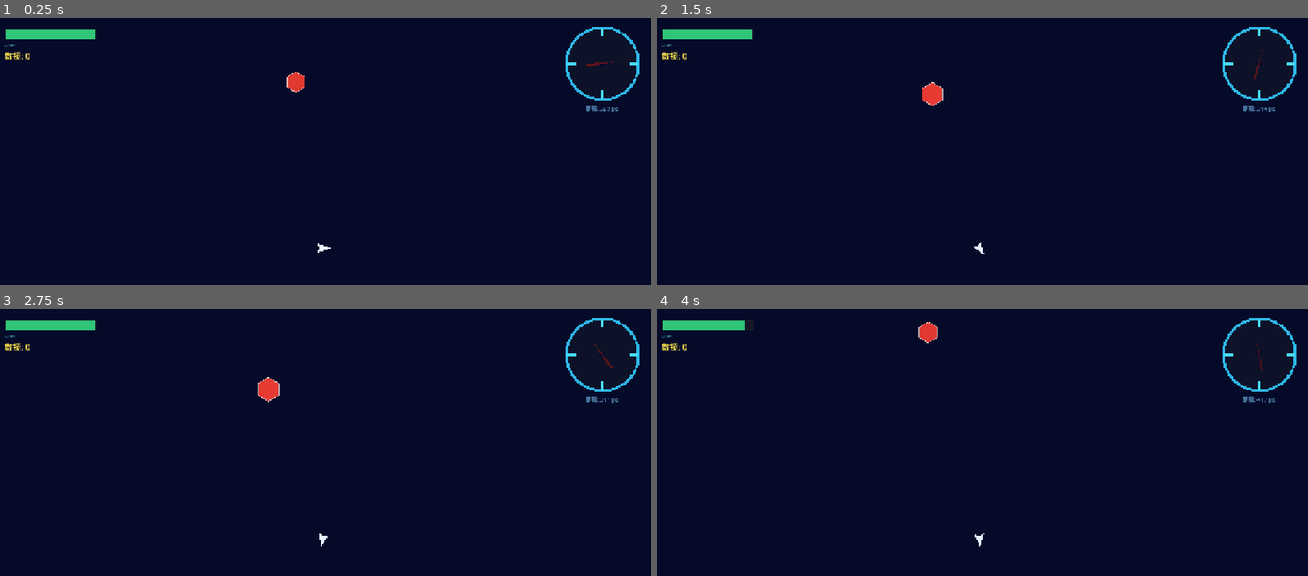
Above: before the commit, frames 1-4 (two rows, left to right).
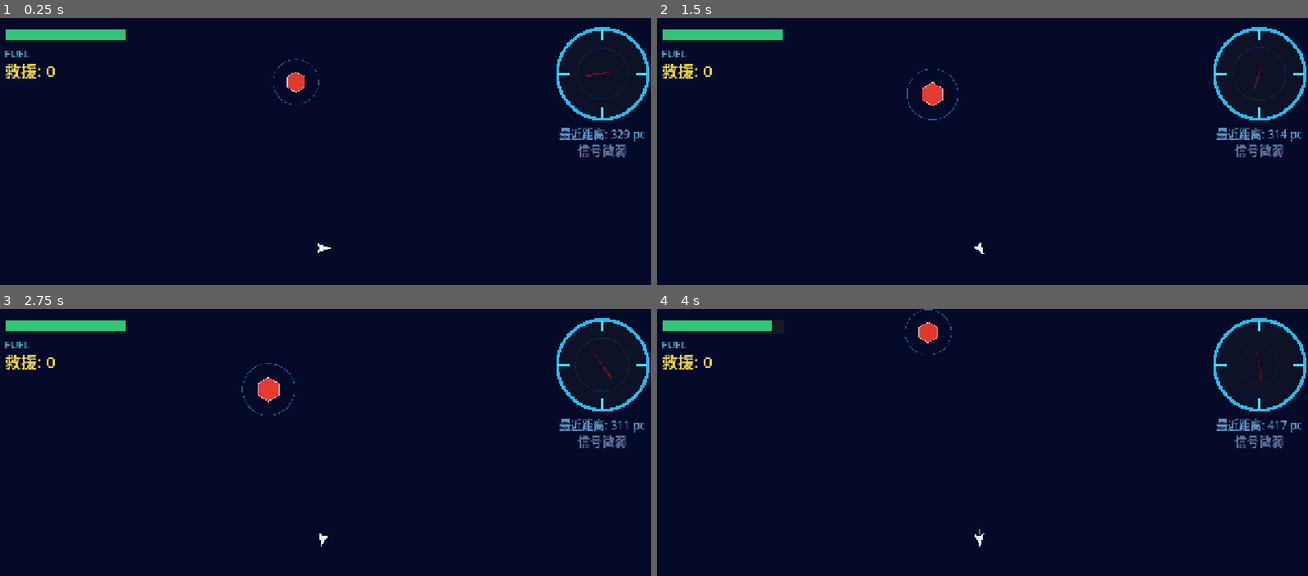
Above: after the commit, the same moments.

Repository: Yb-rabbit/2026_CIGA_Play
Game: Godot game, scene res://Main.tscn
Two runs of this game, one before a commit and one after it. Both use one fixed random seed, a clock stepped at 60 frames per second and the inputs below.
Inputs:
- Up to frame 1 (0.25 s): no input
- Up to frame 2 (1.5 s): hold D (ui_right) 0.53-1.28 s; hold R 0.53-1.28 s; hold S (ui_down) from 1.28 s (still down); tap R at 1.35 s
- Up to frame 3 (2.75 s): tap Enter at 2 s; release S (ui_down) at 2.03 s; hold D (ui_right) from 2.03 s (still down); hold R from 2.03 s (still down)
- Up to frame 4 (4 s): release D (ui_right) at 2.78 s; release R at 2.78 s; hold W (ui_up) 2.78-3.53 s; tap R at 2.85 s; hold A (ui_left) from 3.53 s (still down); hold R from 3.53 s (still down)

The runs differ from the first frame. In frame 1, 2.1% of the frame differs, in the area x 0-100%, y 3-53%; in frame 2, 2.1%; in frame 3, 2.0%; in frame 4, 2.0%.

Commit message:
【场景】优化视觉表现
1

Diff:
--- a/2026cgj/game.gd
+++ b/2026cgj/game.gd
@@ -12,6 +12,7 @@
 var score: int = 0
 var rescue_count: int = 0
 var game_over: bool = false
+var rescuing: bool = false       # 正在播放救援缩放动画
 
 # ==================== 风场 ====================
 var wind_vector: Vector2 = Vector2(50.0, -30.0)  # 初始微风
@@ -32,16 +33,28 @@
 var anchor: Area2D
 var hex_poly: Polygon2D          # 六边形填充（呼吸动效用）
 var hex_border: Line2D           # 六边形边框（呼吸动效用）
+var rescue_ring: Line2D          # 救援范围圈（可视化）
 var camera: Camera2D
 var angular_velocity: float = 0.0
 
+# 速度矢量虚线系统
+const DASH_COUNT := 8
+const DASH_LEN := 10.0
+const DASH_GAP := 14.0
+const DASH_MAX := 180.0
+const DASH_FLOW_SPEED := 90.0   # 流量速率，不随速度变化
+var dash_offset: float = 0.0
+var trail_node: Node2D
+
 # UI
 var compass_needle: Sprite2D
+var compass_ripple: Sprite2D     # 罗盘水纹涟漪
 var fuel_fill: ColorRect
 var score_label: Label
 var dist_label: Label
 var hint_label: Label
 var game_over_label: Label
+var signal_label: Label           # 就近信号报告
 
 
 # ============================================================
@@ -49,6 +62,12 @@
 # ============================================================
 func _ready() -> void:
 	RenderingServer.set_default_clear_color(Color(0.02, 0.04, 0.16, 1.0))
+
+	# 创建轨迹绘制节点
+	trail_node = Node2D.new()
+	trail_node.name = "TrailNode"
+	add_child(trail_node)
+	trail_node.draw.connect(_draw_trail)
 
 	_build_player()
 	_build_camera()
@@ -66,14 +85,12 @@
 	player.position = Vector2.ZERO
 	add_child(player)
 
-	# 碰撞体
 	var col_shape := CollisionShape2D.new()
 	var circle := CircleShape2D.new()
 	circle.radius = 10.0
 	col_shape.shape = circle
 	player.add_child(col_shape)
 
-	# 飞机机身 — 白色三角形
 	body_poly = Polygon2D.new()
 	body_poly.name = "Body"
 	body_poly.polygon = PackedVector2Array([
@@ -85,7 +102,6 @@
 	body_poly.color = Color(0.9, 0.95, 1.0)
 	player.add_child(body_poly)
 
-	# 尾焰 — 加速时可见
 	flame_poly = Polygon2D.new()
 	flame_poly.name = "Flame"
 	flame_poly.polygon = PackedVector2Array([
@@ -105,7 +121,7 @@
 	camera = Camera2D.new()
 	camera.name = "Camera2D"
 	camera.enabled = true
-	add_child(camera)  # 挂根节点，不继承 Player 旋转
+	add_child(camera)
 
 
 # ============================================================
@@ -116,14 +132,12 @@
 	anchor.name = "Anchor"
 	add_child(anchor)
 
-	# 碰撞区域
 	var col_shape := CollisionShape2D.new()
 	var circle := CircleShape2D.new()
-	circle.radius = 28.0
+	circle.radius = 48.0
 	col_shape.shape = circle
 	anchor.add_child(col_shape)
 
-	# 六边形 — 红色填充（赋值给成员变量 hex_poly，用于动效）
 	hex_poly = Polygon2D.new()
 	hex_poly.name = "HexBody"
 	const R := 22.0
@@ -135,7 +149,6 @@
 	hex_poly.color = Color(1.0, 0.25, 0.2, 0.9)
 	anchor.add_child(hex_poly)
 
-	# 六边形边框 — 白色（赋值给成员变量 hex_border）
 	hex_border = Line2D.new()
 	hex_border.name = "HexBorder"
 	hex_border.width = 1.5
@@ -148,7 +161,20 @@
 	hex_border.points = bpts
 	anchor.add_child(hex_border)
 
-	# 碰撞信号
+	# 救援范围可视化圈（半径 48，匹配碰撞体，淡蓝色半透明）
+	rescue_ring = Line2D.new()
+	rescue_ring.name = "RescueRing"
+	rescue_ring.width = 1.2
+	rescue_ring.default_color = Color(0.3, 0.8, 1.0, 0.35)
+	rescue_ring.closed = true
+	const SEG := 64
+	var rpts := PackedVector2Array()
+	for i: int in range(SEG + 1):
+		var ra: float = TAU * float(i) / float(SEG)
+		rpts.append(Vector2(cos(ra), sin(ra)) * 48.0)
+	rescue_ring.points = rpts
+	anchor.add_child(rescue_ring)
+
 	anchor.body_entered.connect(_on_rescue)
 
 
@@ -163,77 +189,94 @@
 	# ---- 罗盘 (右上) ----
 	var cc := Control.new()
 	cc.name = "Compass"
-	cc.position = Vector2(1280 - 170, 14)
-	cc.size = Vector2(150, 150)
+	cc.position = Vector2(1280 - 190, 14)
+	cc.size = Vector2(190, 190)
 	ui.add_child(cc)
 
-	# 罗盘底盘
 	var face := Sprite2D.new()
-	face.position = Vector2(75, 75)
+	face.position = Vector2(95, 95)
 	face.texture = _make_compass_tex()
+	face.scale = Vector2(1.25, 1.25)
 	cc.add_child(face)
 
-	# 指针
 	compass_needle = Sprite2D.new()
-	compass_needle.position = Vector2(75, 75)
+	compass_needle.position = Vector2(95, 95)
 	compass_needle.texture = _make_needle_tex()
 	cc.add_child(compass_needle)
+
+	# 水纹涟漪环（搜索动效）
+	compass_ripple = Sprite2D.new()
+	compass_ripple.name = "Ripple"
+	compass_ripple.position = Vector2(95, 95)
+	compass_ripple.texture = _make_ripple_tex()
+	compass_ripple.visible = false
+	cc.add_child(compass_ripple)
 
 	# ---- 油量条 (左上) ----
 	var bg := ColorRect.new()
 	bg.position = Vector2(20, 20)
-	bg.size = Vector2(180, 22)
+	bg.size = Vector2(240, 28)
 	bg.color = Color(0.1, 0.1, 0.15, 0.85)
 	ui.add_child(bg)
 
 	fuel_fill = ColorRect.new()
-	fuel_fill.position = Vector2(22, 22)
-	fuel_fill.size = Vector2(176, 18)
+	fuel_fill.position = Vector2(24, 24)
+	fuel_fill.size = Vector2(232, 20)
 	fuel_fill.color = Color(0.2, 0.85, 0.5, 0.9)
 	ui.add_child(fuel_fill)
 
 	var fl := Label.new()
-	fl.position = Vector2(20, 46)
+	fl.position = Vector2(20, 56)
 	fl.text = "FUEL"
-	fl.add_theme_font_size_override("font_size", 10)
+	fl.add_theme_font_size_override("font_size", 20)
 	fl.add_theme_color_override("font_color", Color(0.4, 0.8, 0.9, 0.8))
 	ui.add_child(fl)
 
 	# ---- 分数 ----
 	score_label = Label.new()
-	score_label.position = Vector2(20, 62)
+	score_label.position = Vector2(20, 78)
 	score_label.text = "救援: 0"
-	score_label.add_theme_font_size_override("font_size", 16)
+	score_label.add_theme_font_size_override("font_size", 32)
 	score_label.add_theme_color_override("font_color", Color(1.0, 0.9, 0.3, 0.9))
 	ui.add_child(score_label)
 
 	# ---- 距离 (罗盘下方) ----
 	dist_label = Label.new()
-	dist_label.position = Vector2(1280 - 170, 168)
-	dist_label.size = Vector2(150, 24)
+	dist_label.position = Vector2(1280 - 190, 210)
+	dist_label.size = Vector2(190, 28)
 	dist_label.horizontal_alignment = HORIZONTAL_ALIGNMENT_CENTER
-	dist_label.add_theme_font_size_override("font_size", 11)
+	dist_label.add_theme_font_size_override("font_size", 22)
 	dist_label.add_theme_color_override("font_color", Color(0.5, 0.8, 1.0, 0.7))
 	ui.add_child(dist_label)
+
+	# ---- 就近信号报告 (罗盘下方第二条) ----
+	signal_label = Label.new()
+	signal_label.position = Vector2(1280 - 190, 240)
+	signal_label.size = Vector2(190, 32)
+	signal_label.horizontal_alignment = HORIZONTAL_ALIGNMENT_CENTER
+	signal_label.add_theme_font_size_override("font_size", 24)
+	signal_label.add_theme_color_override("font_color", Color(0.3, 1.0, 0.5, 0.0))
+	signal_label.text = "搜索中..."
+	ui.add_child(signal_label)
 
 	# ---- 操作提示 ----
 	hint_label = Label.new()
 	hint_label.anchors_preset = Control.PRESET_CENTER_BOTTOM
-	hint_label.position = Vector2(-230, -30)
-	hint_label.size = Vector2(460, 24)
+	hint_label.position = Vector2(-280, -36)
+	hint_label.size = Vector2(560, 30)
 	hint_label.text = "A/D 旋转 | W 加速 | S 减速 | 指针指上 = 对准目标"
 	hint_label.horizontal_alignment = HORIZONTAL_ALIGNMENT_CENTER
-	hint_label.add_theme_font_size_override("font_size", 12)
+	hint_label.add_theme_font_size_override("font_size", 24)
 	hint_label.add_theme_color_override("font_color", Color(0.4, 0.7, 0.9, 0.7))
 	ui.add_child(hint_label)
 
 	# ---- Game Over ----
 	game_over_label = Label.new()
 	game_over_label.visible = false
-	game_over_label.text = "燃料耗尽\n按 R 重新开始"
+	game_over_label.text = "燃料耗尽...\n按 R 重新开始"
 	game_over_label.horizontal_alignment = HORIZONTAL_ALIGNMENT_CENTER
 	game_over_label.vertical_alignment = VERTICAL_ALIGNMENT_CENTER
-	game_over_label.add_theme_font_size_override("font_size", 36)
+	game_over_label.add_theme_font_size_override("font_size", 64)
 	game_over_label.add_theme_color_override("font_color", Color(1.0, 0.2, 0.2, 1.0))
 	game_over_label.set_anchors_preset(Control.PRESET_CENTER)
 	ui.add_child(game_over_label)
@@ -257,7 +300,6 @@
 			elif d < r - 3.0 and d > 5.0:
 				img.set_pixel(x, y, Color(0.06, 0.08, 0.16, 0.85))
 
-	# 四个刻度
 	var tc := Color(0.3, 0.9, 1.0, 0.95)
 	for i: int in range(4):
 		var a: float = i * PI / 2.0 - PI / 2.0
@@ -282,6 +324,22 @@
 	return ImageTexture.create_from_image(img)
 
 
+func _make_ripple_tex() -> ImageTexture:
+	## 水纹涟漪纹理：透明圆形环，用于搜索雷达扫描
+	const S := 180
+	var img := Image.create(S, S, false, Image.FORMAT_RGBA8)
+	img.fill(Color(0, 0, 0, 0))
+	var c := Vector2(S / 2.0, S / 2.0)
+	# 绘制波纹状半透明圆环
+	for y: int in range(S):
+		for x: int in range(S):
+			var d: float = Vector2(x, y).distance_to(c)
+			# 外圈粗线
+			if d >= 84.0 and d <= 88.0:
+				img.set_pixel(x, y, Color(0.2, 0.7, 1.0, 0.4))
+	return ImageTexture.create_from_image(img)
+
+
 func _draw_line_on_img(img: Image, f: Vector2, t: Vector2, th: float, col: Color) -> void:
 	var dir := (t - f).normalized()
 	var perp := Vector2(-dir.y, dir.x)
@@ -302,33 +360,41 @@
 	var a: float = randf_range(0.0, TAU)
 	var d: float = randf_range(300.0, 550.0)
 	anchor.global_position = player.global_position + Vector2.RIGHT.rotated(a) * d
-	# 新信标重置缩放
 	hex_poly.scale = Vector2.ONE
 	hex_border.scale = Vector2.ONE
+	rescue_ring.scale = Vector2.ONE
 
 
 # ============================================================
 # 救援成功
 # ============================================================
 func _on_rescue(_b: Node2D) -> void:
-	if game_over:
+	if game_over or rescuing:
 		return
+	rescuing = true
 	rescue_count += 1
 	score += int(100 + rescue_count * 15)
 	fuel = minf(fuel_max, fuel + FUEL_REFILL)
 	score_label.text = "救援: %d" % score
 
-	# 难度递增
 	var na: float = randf_range(0.0, TAU)
 	var ns: float = BASE_WIND + float(rescue_count) * 25.0
 	wind_vector = Vector2.RIGHT.rotated(na) * ns
 
-	_spawn_anchor()
-
-	# 闪烁反馈
+	# 缩放消失动画：六边形+边框+救援圈 同时向中心缩至零
 	var tw := create_tween()
-	tw.tween_property(score_label, "modulate", Color.WHITE, 0.08)
-	tw.tween_property(score_label, "modulate", Color(1.0, 0.9, 0.3, 0.9), 0.25)
+	tw.set_parallel(true)
+	tw.tween_property(hex_poly, "scale", Vector2.ZERO, 0.35).set_ease(Tween.EASE_IN)
+	tw.tween_property(hex_border, "scale", Vector2.ZERO, 0.35).set_ease(Tween.EASE_IN)
+	tw.tween_property(rescue_ring, "scale", Vector2.ZERO, 0.35).set_ease(Tween.EASE_IN)
+
+	# 分数闪烁
+	var tw2 := create_tween()
+	tw2.tween_property(score_label, "modulate", Color.WHITE, 0.08)
+	tw2.tween_property(score_label, "modulate", Color(1.0, 0.9, 0.3, 0.9), 0.25)
+
+	# 动画完成后生成新信标
+	tw.finished.connect(_on_rescue_done)
 
 
 # ============================================================
@@ -366,13 +432,11 @@
 		_update_compass()
 		return
 
-	# 1. 旋转（带角动量惯性）
 	var ri: float = Input.get_axis("ui_left", "ui_right")
 	angular_velocity += ri * ROT_ACCEL * delta
 	angular_velocity *= ROT_DRAG
 	player.rotation += angular_velocity * delta
 
-	# 2. 推进 + 油耗
 	var thrusting: bool = Input.is_action_pressed("ui_up") and fuel > 0.0
 	if thrusting:
 		player.velocity += Vector2.RIGHT.rotated(player.rotation) * THRUST * delta
@@ -380,42 +444,36 @@
 		if fuel <= 0.0:
 			_game_over()
 
-	# 2.5. S 键减速
 	if Input.is_action_pressed("ui_down"):
 		var spd: float = player.velocity.length()
 		if spd > 0.0:
 			var force: float = minf(BRAKE * delta, spd)
 			player.velocity -= player.velocity.normalized() * force
 
-	# 3. 风场
 	player.velocity += wind_vector * delta
-
-	# 4. 惯性
 	player.velocity *= LIN_DRAG
 
-	# 5. 限速
 	var sp: float = player.velocity.length()
 	if sp > MAX_SPD:
 		player.velocity = player.velocity * (MAX_SPD / sp)
 
-	# 5.5 六边形呼吸动效
 	_animate_hexagon()
-
-	# 6. 移动
 	player.move_and_slide()
-
-	# 7. 边界
 	_wrap(player)
 
-	# 8. 尾焰
 	flame_poly.visible = thrusting
 	if thrusting:
 		_anim_flame()
 
-	# 9. 相机
 	camera.global_position = player.global_position
 
-	# 10. UI
+	# 速度虚线流动偏移
+	dash_offset += DASH_FLOW_SPEED * delta
+	if dash_offset > DASH_GAP + DASH_LEN:
+		dash_offset -= DASH_GAP + DASH_LEN
+
+	trail_node.queue_redraw()
+
 	_update_compass()
 	_update_fuel()
 
@@ -431,14 +489,11 @@
 func _update_compass() -> void:
 	var to: Vector2 = anchor.global_position - player.global_position
 	var dist: float = to.length()
-	dist_label.text = "距离: %.0f px" % dist
+	dist_label.text = "最近距离: %.0f pc" % dist
 
 	if dist > 0.5:
-		# relative_bearing = world_angle_to_target - player_facing_angle
-		# 指针纹理天生朝上 → rotation=0 时指针指向上方
 		compass_needle.rotation = to.angle() - player.rotation
 
-	# 距离反馈: 近→绿+快闪, 远→红+慢闪
 	var t: float = clampi(int(dist), 0, 500) / 500.0
 	compass_needle.modulate = Color(
 		lerpf(0.25, 1.0, 1.0 - t),
@@ -449,13 +504,24 @@
 	var blink: float = sin(Time.get_ticks_msec() * 0.003 * lerpf(0.8, 6.0, 1.0 - t)) * 0.25 + 0.75
 	compass_needle.modulate.a *= blink
 
+	# 水纹涟漪：距离越近 → 涟漪越大、透明度越低
+	compass_ripple.visible = true
+	var ripple_scale: float = lerpf(0.3, 1.1, 1.0 - t)  # 远=小圈, 近=大圈扩展
+	var ripple_alpha: float = lerpf(0.05, 0.5, 1.0 - t)  # 远=极淡, 近=清晰
+	compass_ripple.scale = Vector2(ripple_scale, ripple_scale)
+	compass_ripple.modulate.a = ripple_alpha
+	# 缓慢旋转涟漪
+	compass_ripple.rotation += 0.008
+
+	_update_signal_report(dist)
+
 
 # ============================================================
 # 油量条
 # ============================================================
 func _update_fuel() -> void:
 	var r: float = fuel / fuel_max
-	fuel_fill.size.x = 176.0 * r
+	fuel_fill.size.x = 232.0 * r
 	if r > 0.4:
 		fuel_fill.color = Color(0.2, 0.85, 0.5, 0.9)
 	elif r > 0.15:
@@ -465,16 +531,86 @@
 
 
 # ============================================================
-# 六边形呼吸动效 — 缓慢缩放 + 颜色脉动
-# 给予玩家直观的"靠近它"的感觉
+# 就近信号报告
+# ============================================================
+func _update_signal_report(dist: float) -> void:
+	if dist > 500.0:
+		signal_label.text = "搜索中..."
+		signal_label.add_theme_color_override("font_color", Color(0.4, 0.6, 0.8, 0.4))
+	elif dist > 250.0:
+		signal_label.text = "信号微弱"
+		signal_label.add_theme_color_override("font_color", Color(0.6, 0.7, 0.9, 0.6))
+	elif dist > 120.0:
+		signal_label.text = "信号增强"
+		var pulse: float = sin(Time.get_ticks_msec() * 0.005) * 0.15 + 0.85
+		signal_label.add_theme_color_override("font_color", Color(0.8, 0.9, 1.0, pulse))
+	elif dist > 40.0:
+		signal_label.text = "信号强烈!"
+		var pulse: float = sin(Time.get_ticks_msec() * 0.01) * 0.3 + 0.7
+		signal_label.add_theme_color_override("font_color", Color(1.0, 1.0, 0.5, pulse))
+	else:
+		signal_label.text = ">>> 已到达 <<<"
+		var flash: float = sin(Time.get_ticks_msec() * 0.015) * 0.5 + 0.5
+		signal_label.add_theme_color_override("font_color", Color(0.3, 1.0, 0.4, 0.7 + flash * 0.3))
+
+
+# ============================================================
+# 速度矢量虚线 — 从飞机尾部沿实际运动方向绘制流动虚线
+# 帮助玩家可视化"风偏后我实际在往哪飞"
+# ============================================================
+func _draw_trail() -> void:
+	if game_over or player.velocity.length() < 5.0:
+		return
+
+	# 速度方向（世界坐标）— 飞机实际的运动方向
+	var vel_dir: Vector2 = player.velocity.normalized()
+	var vel_len: float = player.velocity.length()
+	# 轨迹长度与速度成正比（快=远，慢=近）
+	var trail_len: float = clamp(vel_len * 0.45, 30.0, DASH_MAX)
+
+	# 颜色：青色荧光，速度越快越亮
+	var alpha: float = clamp(vel_len / 180.0, 0.1, 0.55)
+	var dash_color := Color(0.1, 0.95, 1.0, alpha)
+
+	# 从飞机前方开始，沿速度方向画出流动虚线
+	var start_pos: Vector2 = player.global_position + vel_dir * 6.0
+	var offset: float = dash_offset
+
+	var pos: float = 0.0
+	var drawing := true
+	while pos < trail_len:
+		var seg_end: float = minf(pos + (DASH_LEN if drawing else DASH_GAP), trail_len)
+		if drawing:
+			var from: Vector2 = start_pos + vel_dir * pos
+			var to: Vector2 = start_pos + vel_dir * seg_end
+			# offset 实现虚线向飞机方向流动
+			from -= vel_dir * offset
+			to -= vel_dir * offset
+			# 越远处越淡，营造渐隐效果
+			var fade: float = 1.0 - (pos / trail_len)
+			var col := Color(dash_color, dash_color.a * fade)
+			trail_node.draw_line(from, to, col, 1.3)
+		pos = seg_end
+		drawing = not drawing
+
+# ============================================================
+func _on_rescue_done() -> void:
+	## 缩放动画结束后重新生成信标并恢复状态
+	_spawn_anchor()
+	rescuing = false
+
+# ============================================================
+# 六边形呼吸动效 + 救援圈同步（救援动画期间跳过）
 # ============================================================
 func _animate_hexagon() -> void:
-	# 呼吸周期约 2 秒，缩放范围 0.92 ~ 1.08
+	if rescuing:
+		return
 	var breath: float = sin(Time.get_ticks_msec() * 0.0015) * 0.08 + 1.0
 	hex_poly.scale = Vector2(breath, breath)
 	hex_border.scale = Vector2(breath, breath)
-
-	# 颜色亮度随呼吸微调
+	rescue_ring.scale = Vector2(breath, breath)
+	rescue_ring.default_color.a = 0.2 + breath * 0.2
+
 	var bright: float = 0.75 + breath * 0.25
 	hex_poly.color = Color(1.0 * bright, 0.25 * bright, 0.2 * bright, 0.9)
 
